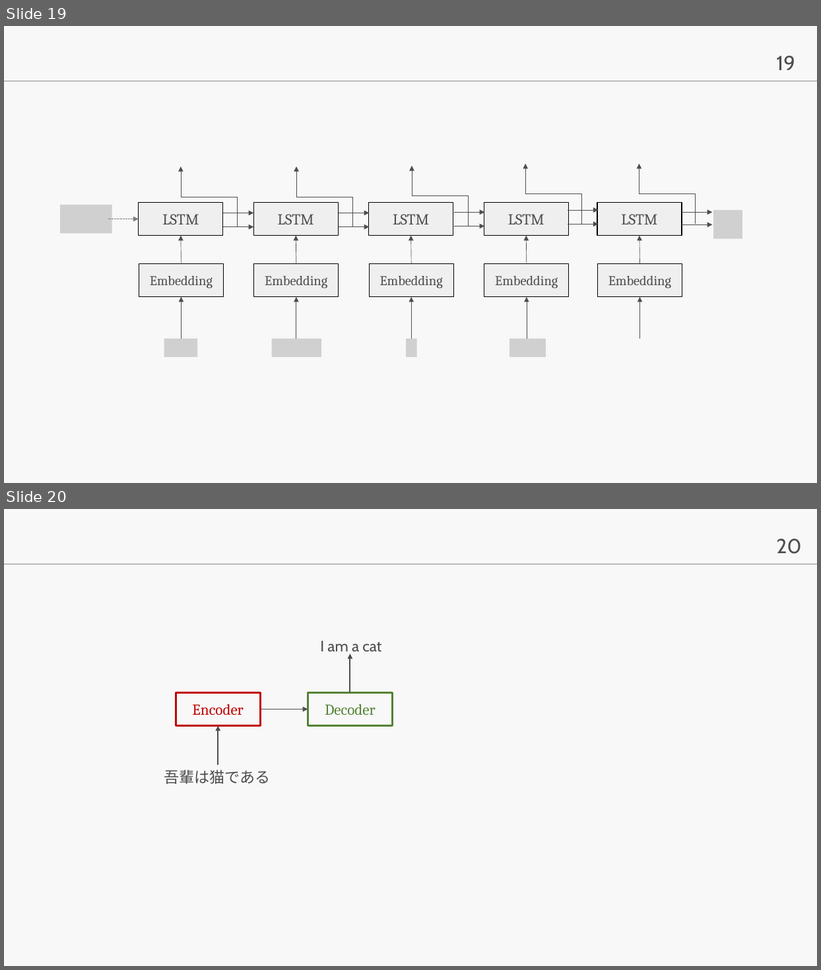
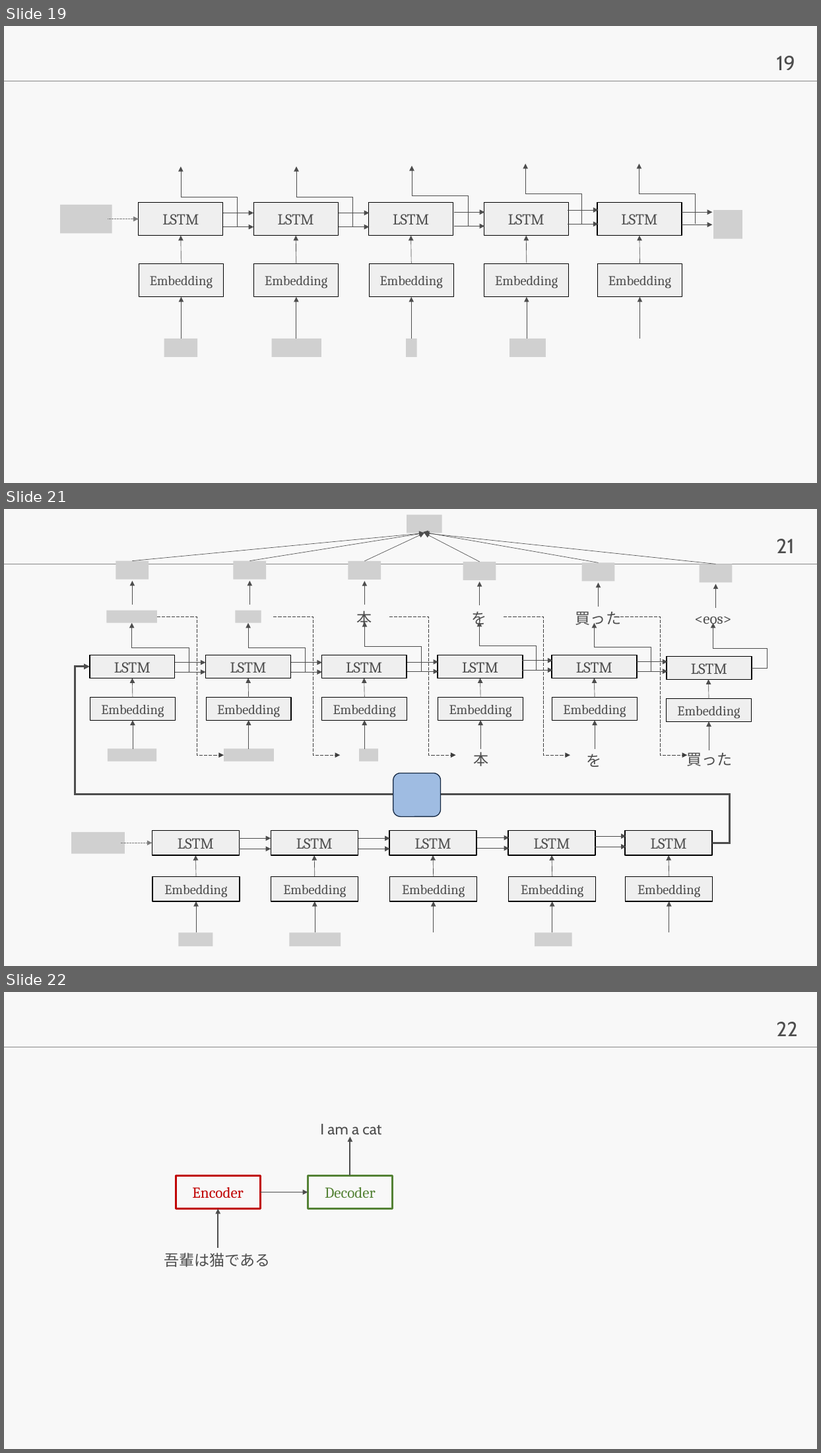
Before and after one commit to lvzeyu/css_nlp, a slide deck: ppt.pptx. Shown one above the other, each under a label of ours: slides 19 and 20 before the commit, slides 19, 21 and 22 after it; the slides between them are not shown. The pictures are 821x970 and 821x1453 pixels, drawn with LibreOffice and Linux fonts; fonts in the diff are those of the drawing; grey boxes stand for pictures; background and template pictures are left out. Boxes give left, top, right and bottom in pixels: in the first picture for what was removed or moved away, otherwise in the second. Text is boxed around its words. In the diff, an @@ line names an element or a change of style, - is before the commit and + after.

Commit message:
ppt

```diff
--- a/ppt.pptx
+++ b/ppt.pptx
@@ slide 21 added at bbox=[4, 509, 817, 966], background #F8F8F8; not listed: 2 template elements that a slide beside it also shows @@
@@ picture added at bbox=[407, 514, 442, 533] @@
@@ arrow added from (132, 561) to (424, 533), #4D4D4D 0.5 pt @@
@@ arrow added from (250, 561) to (424, 533), #4D4D4D 0.5 pt @@
@@ arrow added from (364, 561) to (424, 533), #4D4D4D 0.5 pt @@
@@ arrow added from (599, 562) to (423, 532), #4D4D4D 0.5 pt @@
@@ arrow added from (480, 561) to (424, 533), #4D4D4D 0.5 pt @@
@@ arrow added from (716, 564) to (424, 533), #4D4D4D 0.5 pt @@
@@ picture added at bbox=[116, 561, 149, 579] @@
@@ picture added at bbox=[234, 561, 266, 579] @@
@@ picture added at bbox=[348, 561, 381, 579] @@
@@ picture added at bbox=[463, 561, 496, 580] @@
@@ picture added at bbox=[582, 562, 615, 581] @@
@@ picture added at bbox=[700, 564, 733, 582] @@
@@ arrow added from (132, 605) to (132, 581), #4D4D4D 0.5 pt @@
@@ arrow added from (250, 605) to (250, 581), #4D4D4D 0.5 pt @@
@@ arrow added from (364, 605) to (364, 581), #4D4D4D 0.5 pt @@
@@ arrow added from (480, 605) to (480, 582), #4D4D4D 0.5 pt @@
@@ arrow added from (599, 607) to (599, 583), #4D4D4D 0.5 pt @@
@@ arrow added from (716, 608) to (716, 584), #4D4D4D 0.5 pt @@
@@ elbow arrow added from (712, 843) to (90, 667), #4D4D4D 2.25 pt @@
@@ group added at bbox=[90, 610, 767, 767]: 22 arrows, 12 rectangles, 11 elbow arrows, 7 texts, 5 pictures @@
+Embedding
+LSTM
+Embedding
+LSTM
+Embedding
+LSTM
+Embedding
+LSTM
+Embedding
+LSTM
+本
+を
+買った
+LSTM
+Embedding
+<eos>
+買った
+を
+本
@@ rounded rectangle added at bbox=[393, 773, 441, 817], fill #9FBCE2, outline #142842 1 pt @@
@@ group added at bbox=[71, 831, 713, 947]: 19 arrows, 10 rectangles, 4 pictures @@
+Embedding
+LSTM
+Embedding
+LSTM
+Embedding
+LSTM
+Embedding
+LSTM
+Embedding
+LSTM
@@ what was slide 20 is now slide 22 @@
@@ page number at bbox=[776, 1022, 797, 1036]: text changed @@
-20
+22
```
Also in this commit, not shown: 1 other slide added, 1 other file.
